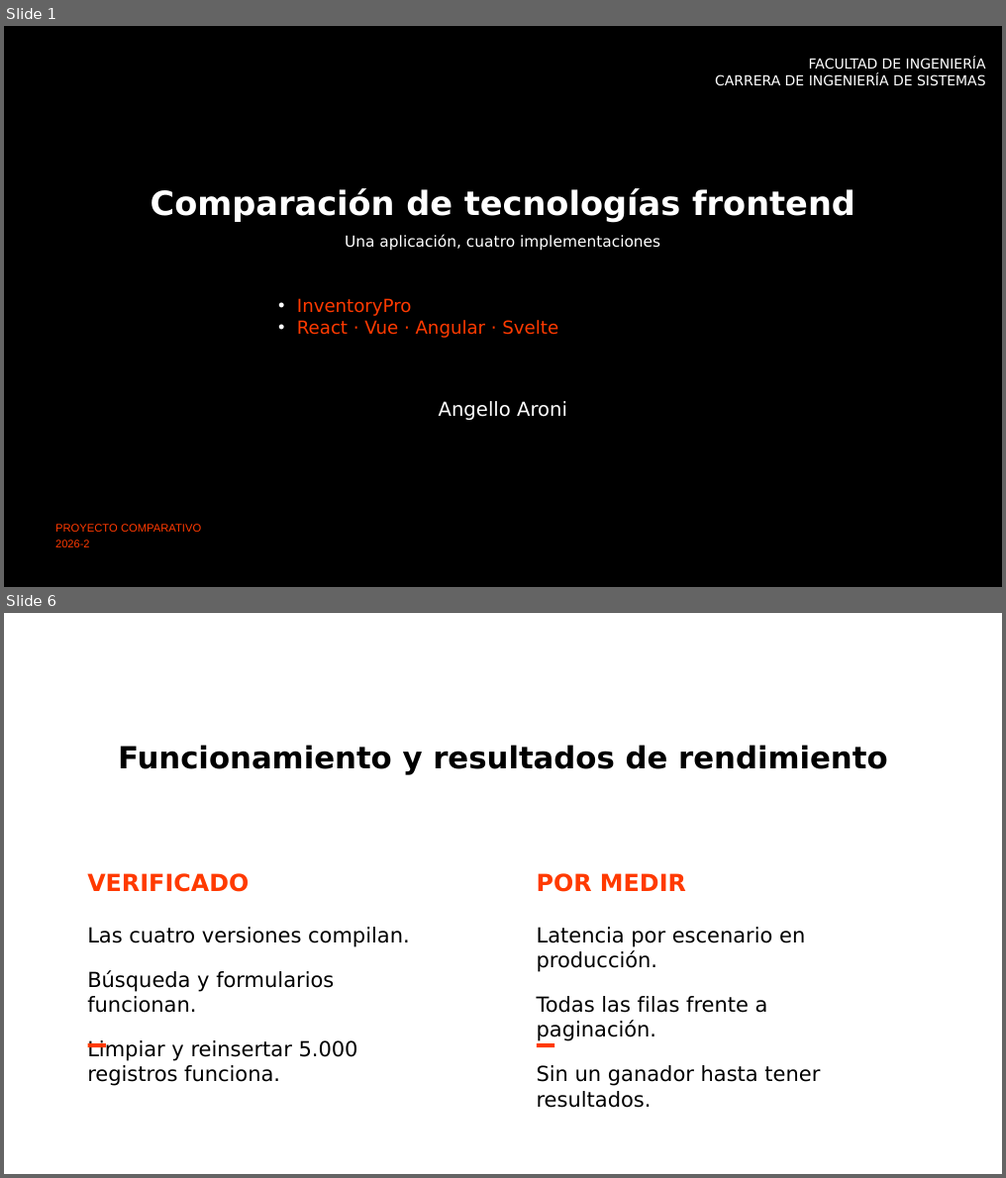
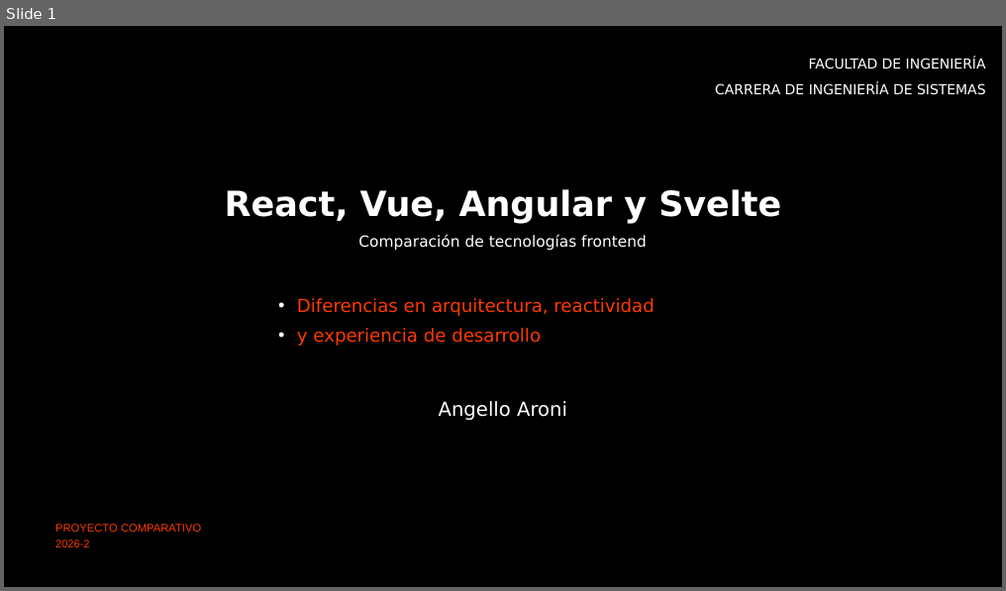
Before and after one commit to angelloaroni/ArquiSoftIndividual, a slide deck: presentacion/Comparativa_Frontend_InventoryPro.pptx. Shown one above the other, each under a label of ours: slides 1 and 6 before the commit, slide 1 after it; the slides between them are not shown. The pictures are 1006x1178 and 1006x591 pixels, drawn with LibreOffice and Linux fonts; fonts in the diff are those of the drawing; background and template pictures are left out. Boxes give left, top, right and bottom in pixels: in the first picture for what was removed or moved away, otherwise in the second. Text is boxed around its words. In the diff, an @@ line names an element or a change of style, - is before the commit and + after.

```diff
--- a/presentacion/Comparativa_Frontend_InventoryPro.pptx
+++ b/presentacion/Comparativa_Frontend_InventoryPro.pptx
@@ slide 6 removed at (x1=4, y1=613, x2=1002, y2=1174), background #FFFFFF @@
@@ title removed at (x1=118, y1=745, x2=888, y2=775) @@
-Funcionamiento y resultados de rendimiento
@@ subtitle removed at (x1=87, y1=873, x2=249, y2=892) @@
-VERIFICADO
@@ subtitle removed at (x1=537, y1=873, x2=686, y2=892) @@
-POR MEDIR
@@ subtitle removed at (x1=87, y1=927, x2=410, y2=1086) @@
-Las cuatro versiones compilan.
-Búsqueda y formularios funcionan.
-Limpiar y reinsertar 5.000 registros funciona.
@@ subtitle removed at (x1=537, y1=927, x2=820, y2=1108) @@
-Latencia por escenario en producción.
-Todas las filas frente a paginación.
-Sin un ganador hasta tener resultados.
@@ rectangle removed at (x1=88, y1=1044, x2=106, y2=1048) @@
@@ rectangle removed at (x1=537, y1=1044, x2=554, y2=1048) @@
@@ slide 1 changed as well @@
@@ text "FACULTAD DE INGENIERÍA" at (x1=715, y1=58, x2=986, y2=95): more space between paragraphs @@
@@ title at (x1=225, y1=189, x2=781, y2=224): text changed; size 24 to 25 pt @@
-Comparación de tecnologías frontend
+React, Vue, Angular y Svelte
@@ text at (x1=358, y1=234, x2=647, y2=251): text changed @@
-Una aplicación, cuatro implementaciones
+Comparación de tecnologías frontend
@@ text at (x1=297, y1=298, x2=653, y2=346): text changed @@
-• InventoryPro
-• React · Vue · Angular · Svelte
+• Diferencias en arquitectura, reactividad
+• y experiencia de desarrollo
```
Also in this commit, not shown: 3 other slides changed, 3 slides added, 2 other slides removed, 3 other files.
